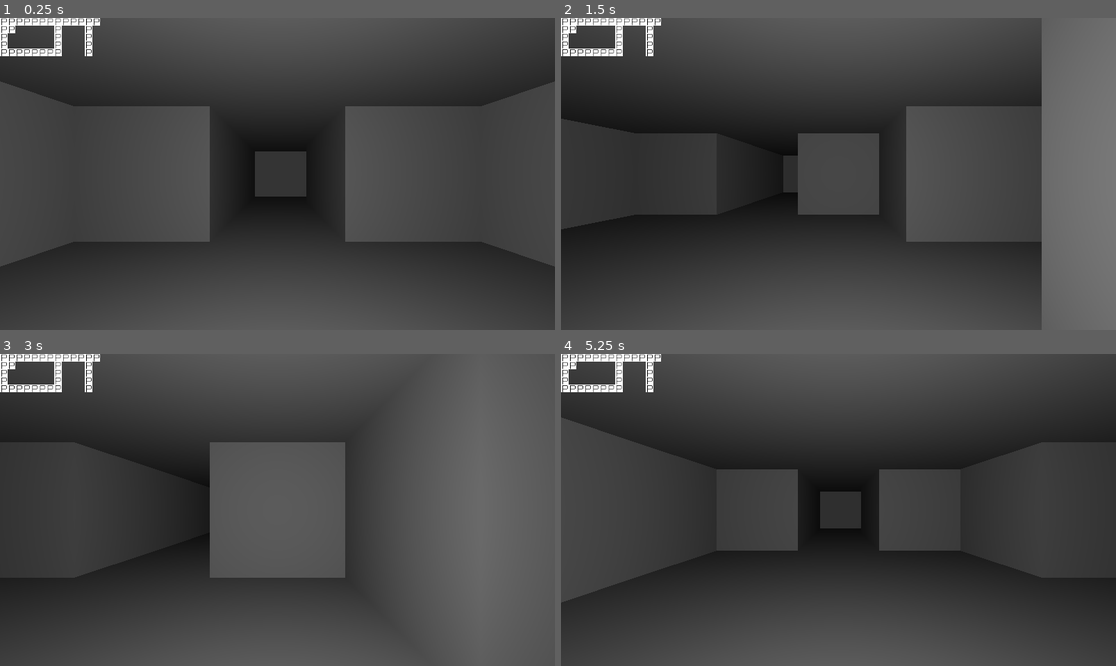
Above: before the commit, frames 1-4 (two rows, left to right).
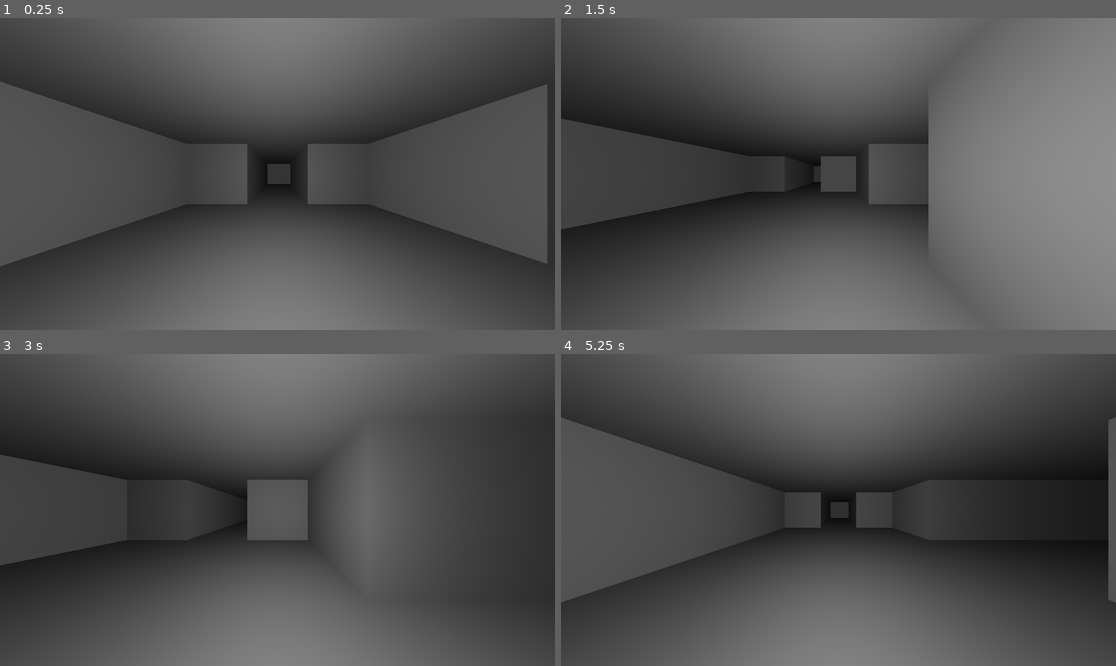
Above: after the commit, the same moments.

Repository: chris-pitre/FinalNail
Game: Godot game, scene res://scenes/main.tscn
The game is run twice, just before and just after one commit, with the same random seed, the same clock (stepped at 60 frames per second) and the same inputs.
Inputs:
- Up to frame 1 (0.25 s): no input
- Up to frame 2 (1.5 s): tap Enter at 0.5 s; hold E (move_right) 0.53-1.28 s; tap Space at 1.25 s; hold S (move_backward) from 1.28 s (still down)
- Up to frame 3 (3 s): tap Enter at 2 s; release S (move_backward) at 2.03 s; hold E (move_right) 2.03-2.78 s; tap Space at 2.75 s; hold W (move_forward) from 2.78 s (still down)
- Up to frame 4 (5.25 s): tap Enter at 3.5 s; release W (move_forward) at 3.53 s; hold Q (move_left) 3.53-5.03 s; tap Space at 4.25 s; hold S (move_backward) from 5.03 s (still down)

The runs differ from the first frame. In frame 1, 35% of the frame differs, in the area x 0-79%, y 0-100%; in frame 2, 54%, in the area x 0-98%, y 0-100%; in frame 3, 48%; in frame 4, 41%.

Commit message:
tweaked values

Diff:
--- a/scenes/map/map.gd
+++ b/scenes/map/map.gd
@@ -12,6 +12,7 @@
 	var map_instance = map_scene.instantiate()
 	add_child(map_instance)
 	map = map_instance
+	map_instance.hide()
 	generate_level()
 
 func generate_level():
--- a/scenes/player/player.gd
+++ b/scenes/player/player.gd
@@ -12,9 +12,6 @@
 var moving: bool = false
 
 @onready var move_raycast: RayCast3D = $MoveRaycast
-
-func _process(delta):
-	print(move_raycast.is_colliding())
 
 func _input(event):
 	if event.is_pressed() and not moving:
--- a/scenes/player/player.tscn
+++ b/scenes/player/player.tscn
@@ -12,6 +12,7 @@
 collide_with_areas = true
 
 [node name="Camera3D" type="Camera3D" parent="."]
+fov = 120.0
 
 [node name="Hitbox" type="Area3D" parent="."]
 
